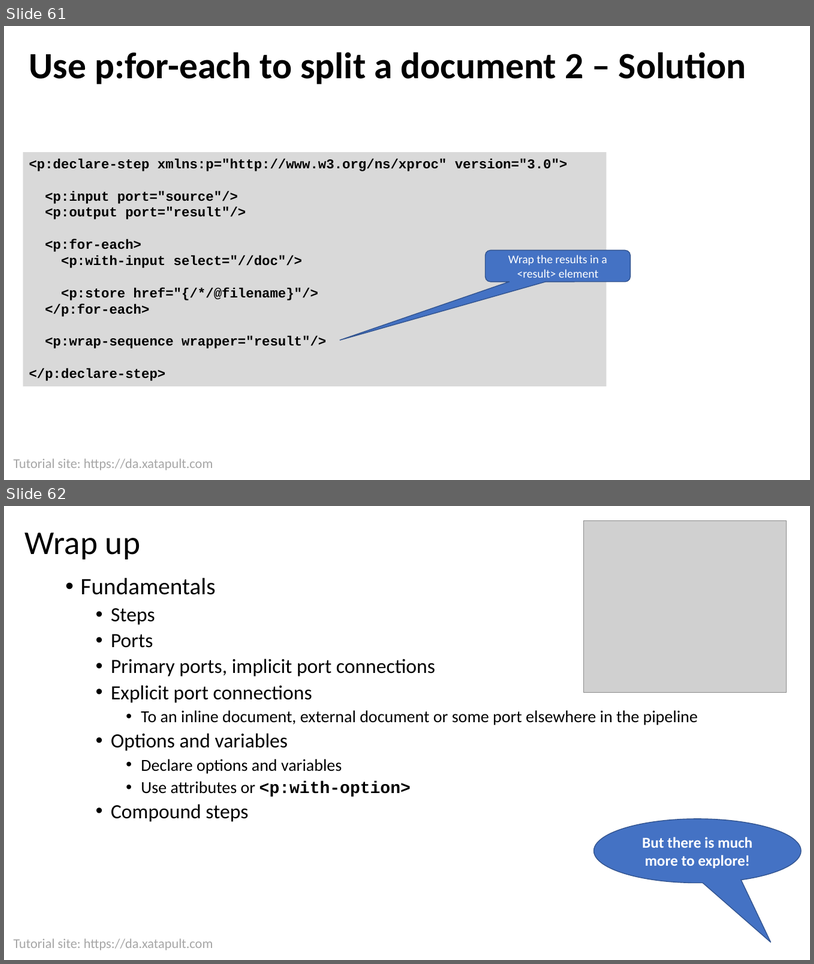
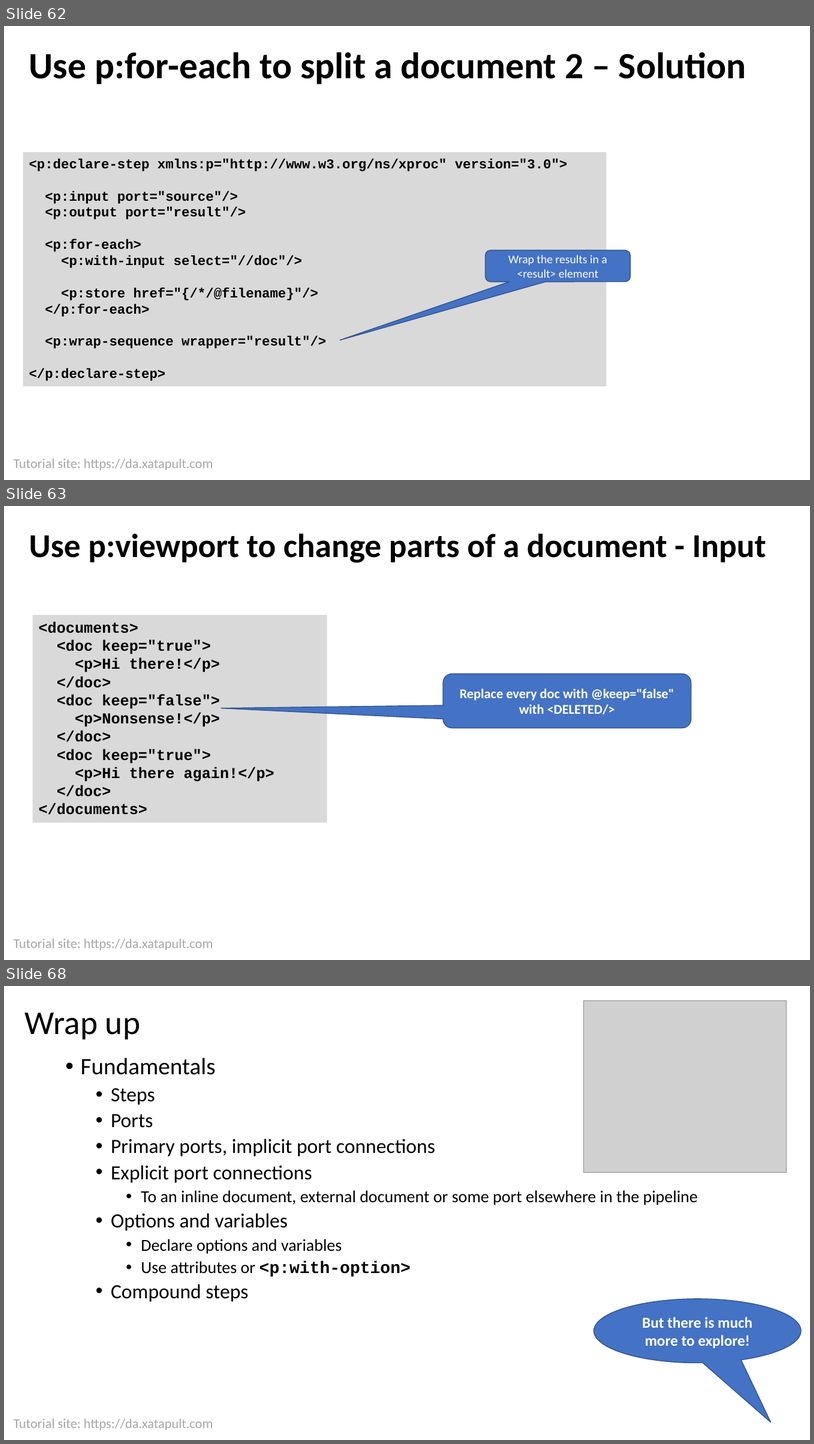
Before and after one commit to xatapult/da-2021-xproc, a slide deck: presentation/Introduction to XProc 3.0.pptx. Shown one above the other, each under a label of ours: slides 61 and 62 before the commit, slides 62, 63 and 68 after it; the slides between them are not shown. The pictures are 814x964 and 814x1444 pixels, drawn with LibreOffice and Linux fonts; fonts in the diff are those of the drawing; grey boxes stand for pictures; background and template pictures are left out. Boxes give left, top, right and bottom in pixels: in the first picture for what was removed or moved away, otherwise in the second. Text is boxed around its words. In the diff, an @@ line names an element or a change of style, - is before the commit and + after.

```diff
--- a/presentation/Introduction to XProc 3.0.pptx
+++ b/presentation/Introduction to XProc 3.0.pptx
@@ slide 63 added at bbox=[4, 506, 810, 960], background #FFFFFF; not listed: 1 template element that a slide beside it also shows @@
@@ title added at bbox=[29, 534, 767, 563], 39.6 pt, text #000000, bold @@
+Use p:viewport to change parts of a document - Input
@@ rectangle added at bbox=[32, 615, 327, 822], fill #D9D9D9, 18 pt, text #000000, bold @@
+<documents>
+<doc keep="true">
+<p>Hi there!</p>
+</doc>
+<doc keep="false">
+<p>Nonsense!</p>
+</doc>
+<doc keep="true">
+<p>Hi there again!</p>
+</doc>
+</documents>
@@ rounded speech box added at bbox=[443, 673, 691, 728], fill #4472C4, outline #325491 1 pt, 16 pt, text #FFFFFF, bold @@
+Replace every doc with @keep="false" with <DELETED/>
@@ what was slide 61 is now slide 62 @@
@@ what was slide 62 is now slide 68 @@
```
Also in this commit, not shown: 3 slides changed, 6 other slides added, 1 slide removed, 7 other files.
